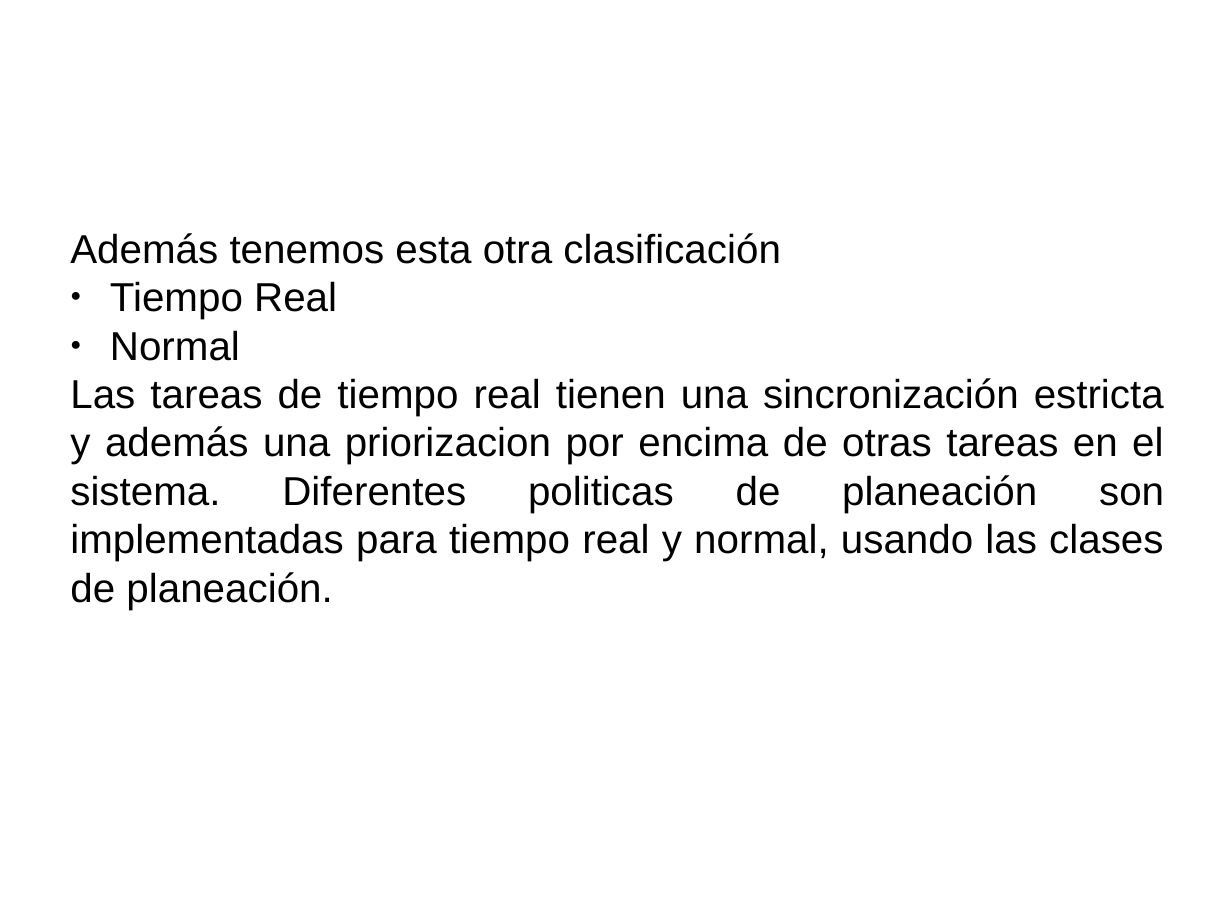
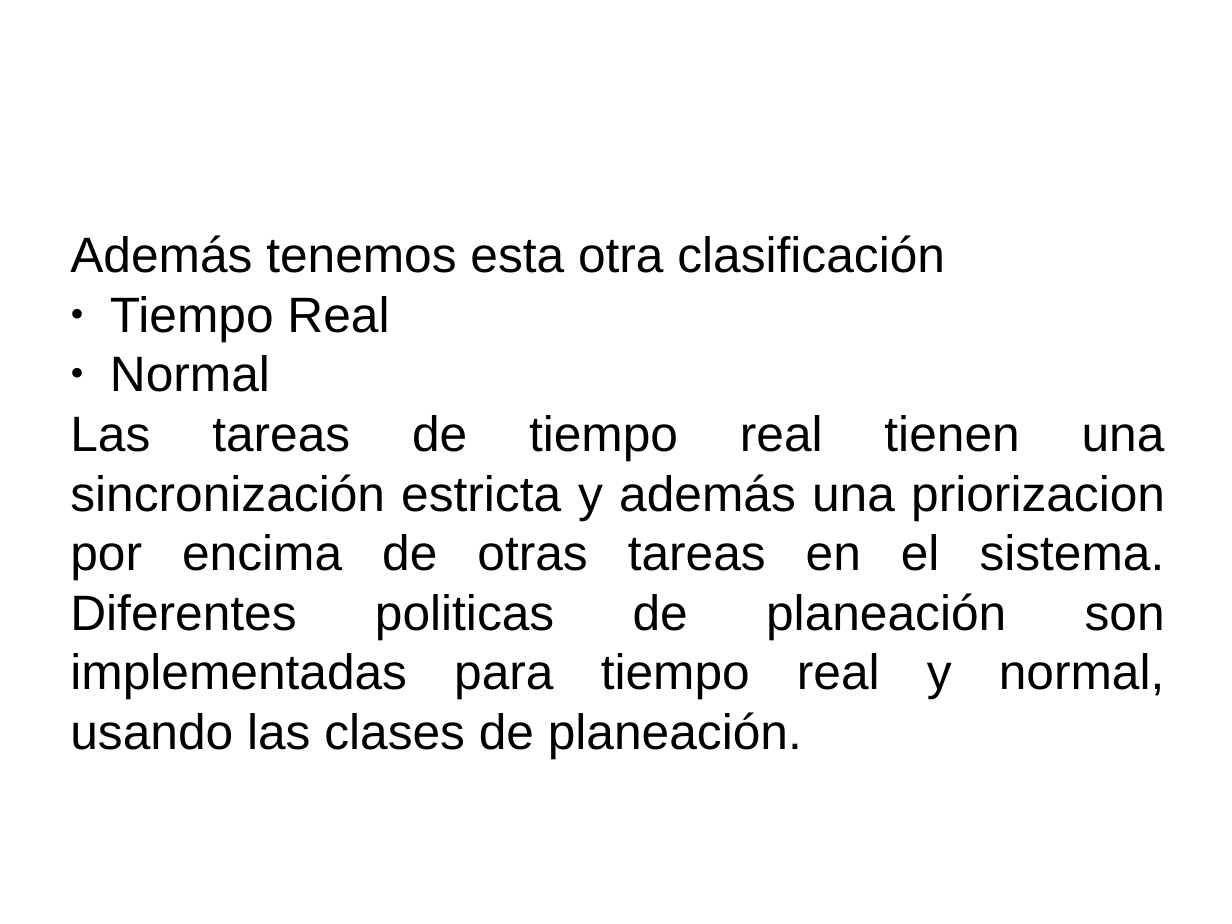
Before and after one commit to gwolf/clase-sistop-2017-01, a slide deck: slide 9 of exposiciones/planificadorCFS/planificadorCFS.pptx (slide 8 before the commit). Drawn at 1232x924 pixels with LibreOffice and Linux fonts; fonts in the diff are those of the drawing; background and template pictures are left out. Boxes give left, top, right and bottom in pixels: in the first picture for what was removed or moved away, otherwise in the second. Text is boxed around its words. In the diff, an @@ line names an element or a change of style, - is before the commit and + after.

```diff
--- a/exposiciones/planificadorCFS/planificadorCFS.pptx
+++ b/exposiciones/planificadorCFS/planificadorCFS.pptx
@@ text "Además tenemos esta otra clasificación" at <box>70,235,1165,759</box>: size 26 to 32 pt @@
```
Also in this commit, not shown: 2 other slides changed, 5 slides added, 1 slide removed.
